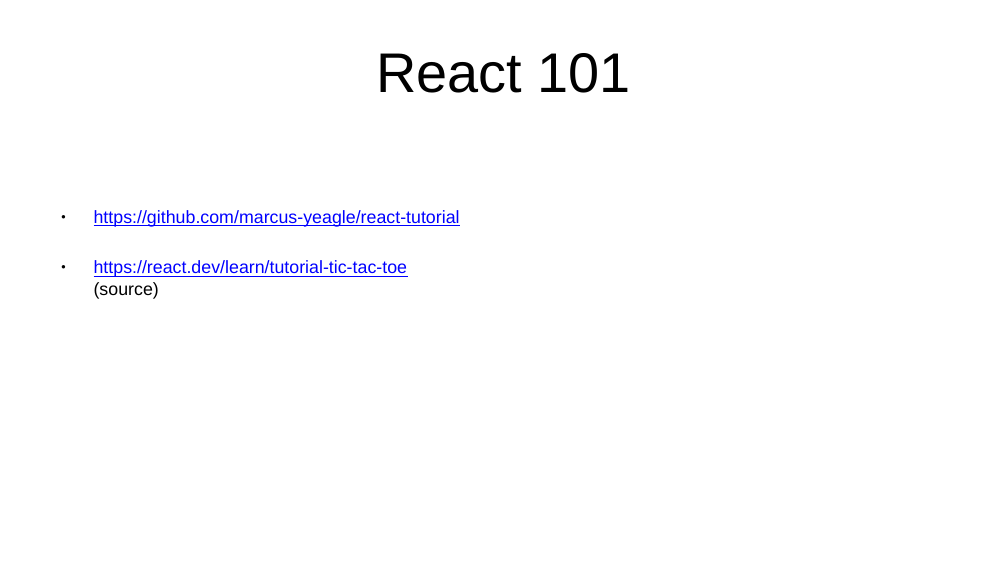
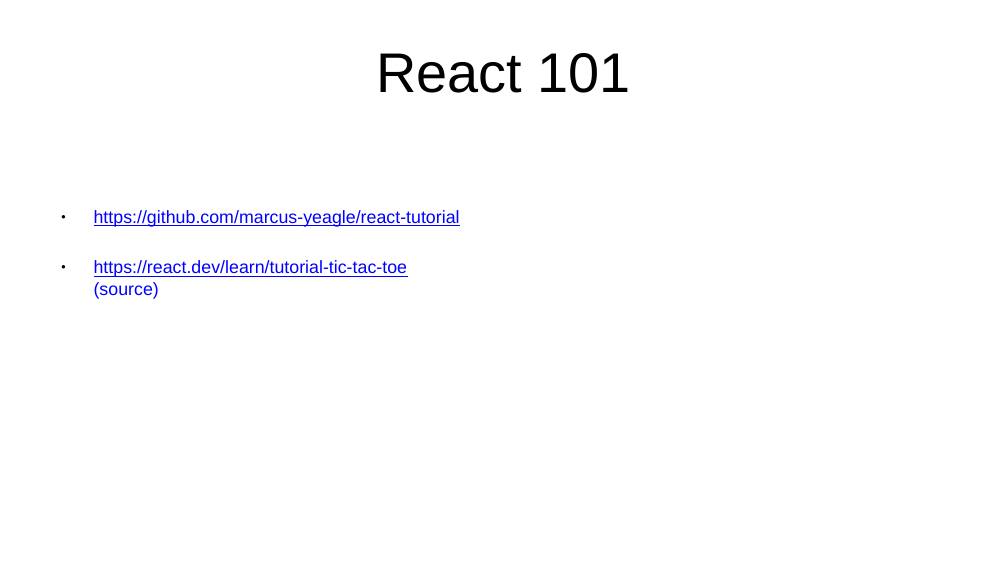
Before and after one commit to marcus-yeagle/react-tutorial, a slide deck: slide 2 of React 101.pptx. Drawn at 1008x567 pixels with LibreOffice and Linux fonts; fonts in the diff are those of the drawing. Boxes give left, top, right and bottom in pixels: in the first picture for what was removed or moved away, otherwise in the second. Text is boxed around its words. In the diff, an @@ line names an element or a change of style, - is before the commit and + after.

```diff
--- a/React 101.pptx
+++ b/React 101.pptx
@@ text at [94,260,407,299]: text colour #000000 to #0000FF in "(source)" @@
```
Also in this commit, not shown: 4 other slides changed, 1 slide added, 1 other file.
